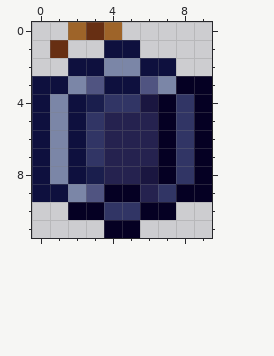
Pixel-art sprite: assets/ui/bomb.png. The picture above was drawn from the file before the commit.
The file is 10x12 pixels.
After:
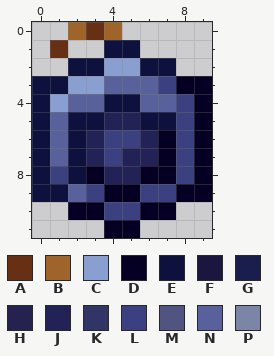
Palette (. is transparent): A #672f13  B #9e6429  C #899fd2  D #050023  E #0e103e  F #1a1640  G #1a1e4d  H #25224f  J #232256  K #313565  L #3b4080  M #505481  N #58619c  P #7b86a7
Difference:
y 2: x 4..5 PP -> CC
y 3: x 2..7 PMEEMP -> CCNNNL
y 4: x 1..8 PEGKKFDK -> CNNEENNL
y 5: x 1 P -> N; x 3..8 KHHHDK -> EJJEEL
y 6: x 1 P -> N; x 3..6 KHHH -> JLLJ; x 8 K -> L
y 7: x 1 P -> N; x 3..6 KHHH -> JLJJ; x 8 K -> L
y 8: x 1 P -> L; x 3..6 GHHF -> DJJD; x 8 K -> L
y 9: x 2..3 PM -> NL; x 6..7 HK -> LL
y 10: x 4..5 KK -> LL
